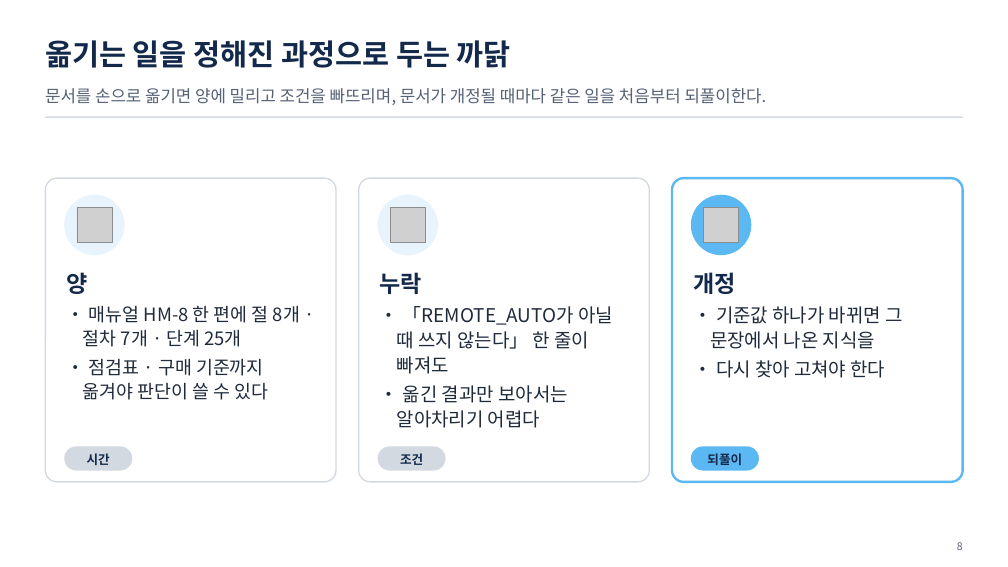
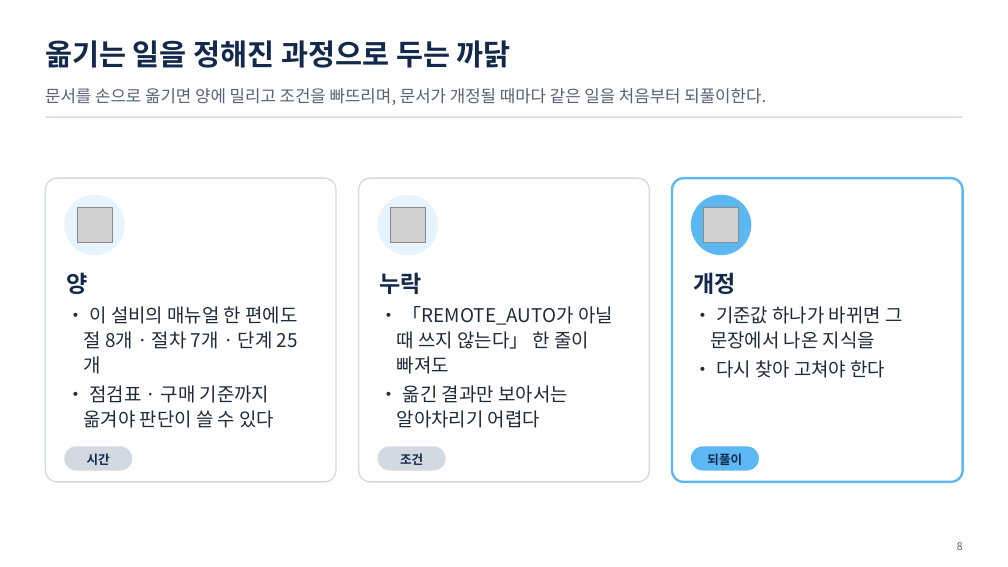
Before and after one commit to uengine-oss/hyd-iot-edu, a slide deck: slide 8 of 산출물/통합반/이론/04회차/통합반_04일차.pptx. Drawn at 1008x567 pixels with LibreOffice and Linux fonts; fonts in the diff are those of the drawing; grey boxes stand for pictures. Boxes give left, top, right and bottom in pixels: in the first picture for what was removed or moved away, otherwise in the second. Text is boxed around its words. In the diff, an @@ line names an element or a change of style, - is before the commit and + after.

```diff
--- a/산출물/통합반/이론/04회차/통합반_04일차.pptx
+++ b/산출물/통합반/이론/04회차/통합반_04일차.pptx
@@ text at box(83, 306, 298, 349): text changed; size 17.5 to 18 pt @@
-• 매뉴얼 HM-8 한 편에 절 8개 · 절차 7개 · 단계 25개
+• 이 설비의 매뉴얼 한 편에도 절 8개 · 절차 7개 · 단계 25개
@@ text at box(83, 385, 274, 428): size 17.5 to 18 pt in "• 점검표 · 구매 기준까지 옮겨야 판단이 ..."; indent changed @@
```
Also in this commit, not shown: 24 other slides changed, 5 other files.
